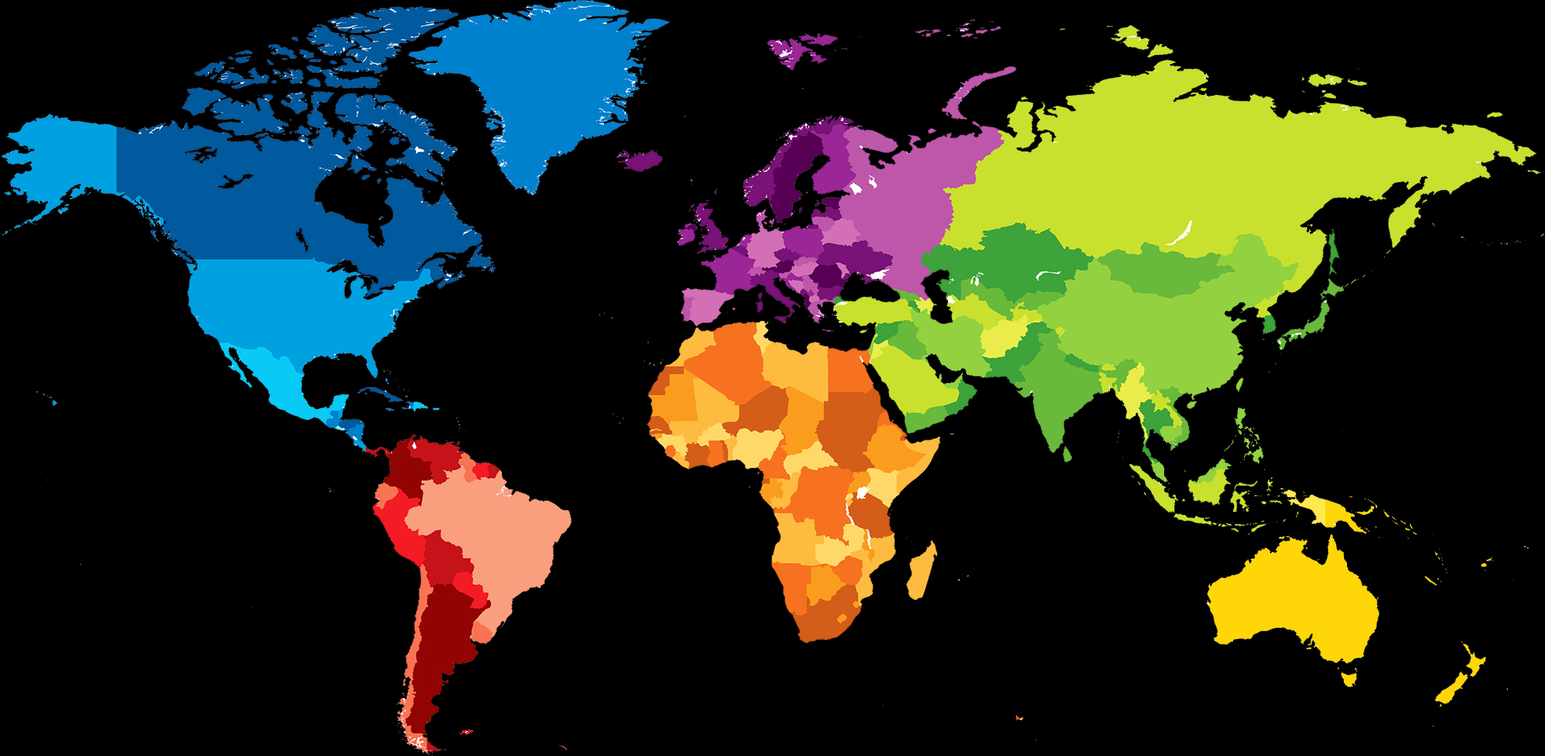
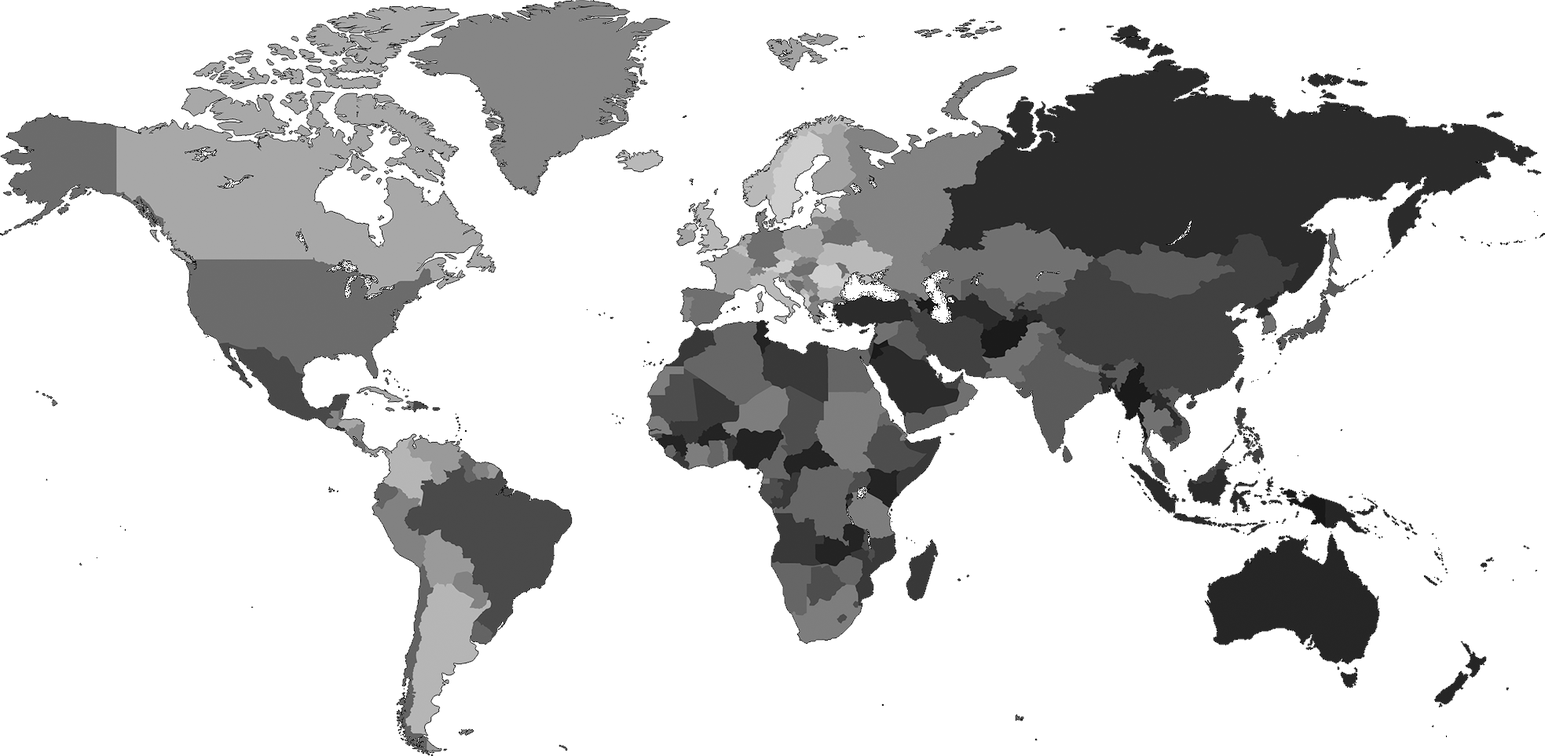
Two versions of the same layered image (1545x756). Layer-by-layer changes:
removed layer "Layer 0" over [0,0,1545,756]
removed layer "Layer 1" over [0,0,1545,756]
added layer "Layer 3" above "Layer 4" over [0,0,1545,756]
